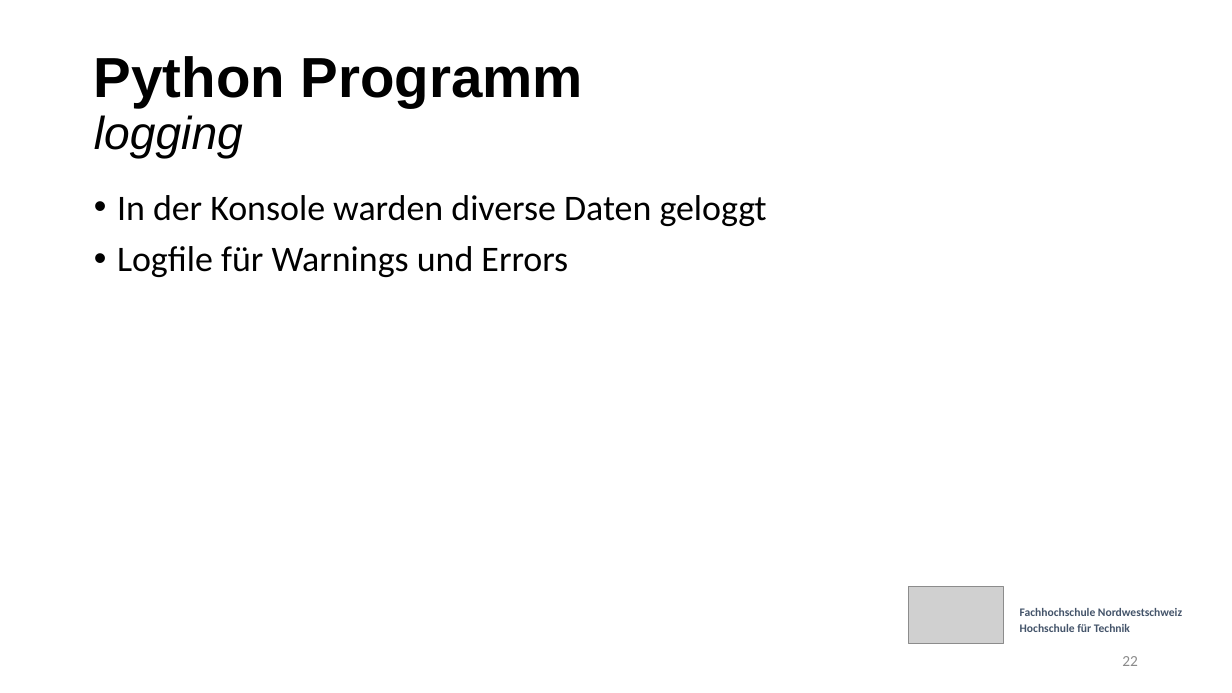
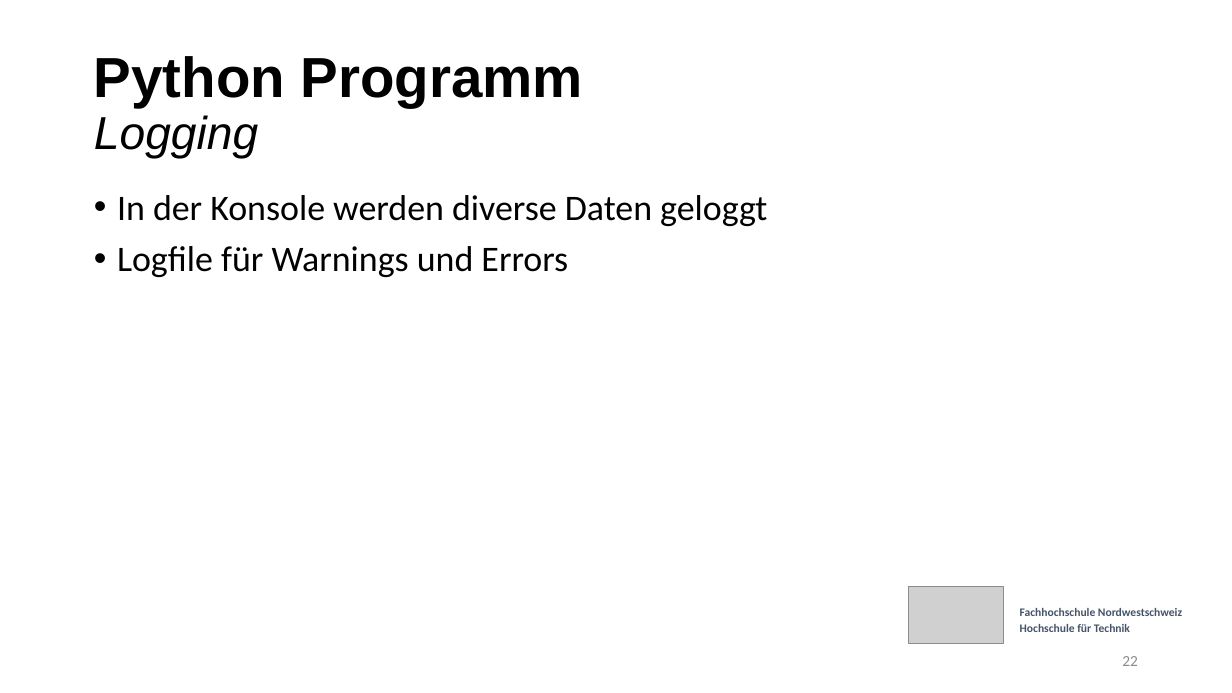
Before and after one commit to etiiiR/FHNW_Wettermonitor, a slide deck: slide 22 of Powerpoint v3.pptx. Drawn at 1232x693 pixels with LibreOffice and Linux fonts; fonts in the diff are those of the drawing; grey boxes stand for pictures. Boxes give left, top, right and bottom in pixels: in the first picture for what was removed or moved away, otherwise in the second. Text is boxed around its words. In the diff, an @@ line names an element or a change of style, - is before the commit and + after.

Commit message:
typo + Folie fürs routing

```diff
--- a/Powerpoint v3.pptx
+++ b/Powerpoint v3.pptx
@@ title at bbox=[94, 56, 583, 158]: text changed @@
-Python Programm
-logging
+Python Programm
+Logging
@@ text at bbox=[117, 195, 767, 226]: text changed @@
-• In der Konsole warden diverse Daten geloggt
+• In der Konsole werden diverse Daten geloggt
```
Also in this commit, not shown: 9 other slides changed, 1 slide added.
